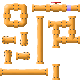
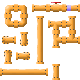
Layered file, before and after one edit (80px x 80px). Changes by layer:
painted on "Layer 20" over [left=3, top=3, right=27, bottom=27]
